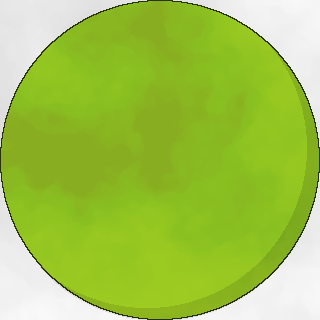
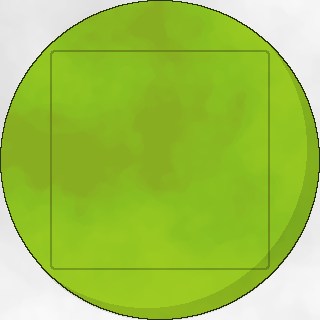
Two versions of the same layered image (320 x 320). Layer-by-layer changes:
added layer "Layer #3" (20%) above "Layer" over [left=50, top=50, right=270, bottom=270]
